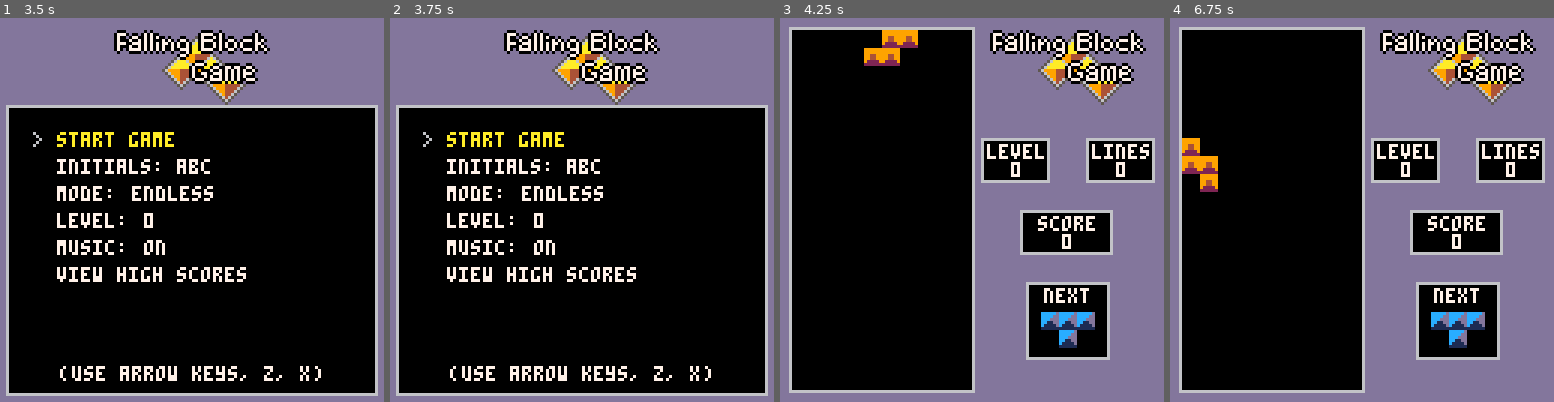
Above: before the commit, frames 1-4 (left to right).
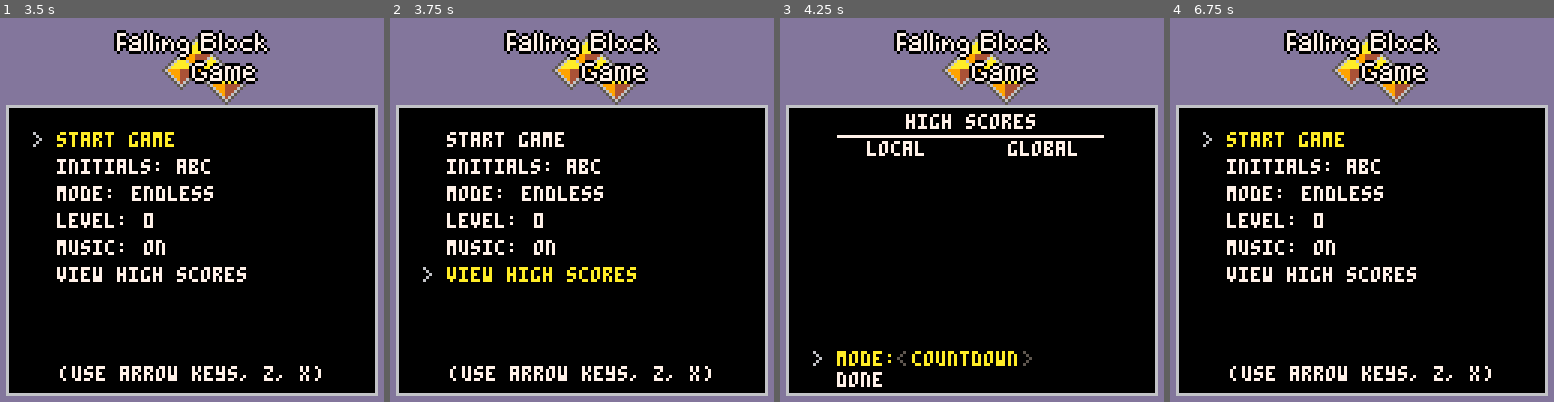
Above: after the commit, the same moments.

Repository: jaredkrinke/pico-8-fbg
Game: PICO-8 cartridge fbg.p8
Same seed, same stepped clock (60 frames per second), same inputs: the game is played once before the commit and once after it.
Inputs:
- Up to frame 1 (3.5 s): tap O (Z key) at 0.33, 0.7, 1.43, 2.22, 3.1 s; tap X (X key) at 1.07, 2.07, 2.4, 2.73, 3.07, 3.4 s; hold Left 1.97-2.37 s; hold Down 2.42-2.82 s; hold Right from 2.87 s (still down)
- Up to frame 2 (3.75 s): release Right at 3.53 s; hold Up from 3.58 s (still down); tap X (X key) at 3.73 s
- Up to frame 3 (4.25 s): tap O (Z key) at 3.98 s; tap X (X key) at 4.07 s; release Up at 4.08 s; hold Right from 4.13 s (still down)
- Up to frame 4 (6.75 s): tap X (X key) every 0.33 s from 4.4 to 6.73 s; release Right at 4.53 s; hold Down 4.58-5.08 s; tap O (Z key) at 4.87, 5.75, 6.63 s; hold Left 5.13-5.8 s; hold Up 5.85-6.18 s; hold Left 6.23-6.63 s; hold Down from 6.68 s (still down)

Frame 1 is identical in both runs. In frame 2, 1.4% of the frame differs, in the area x 8-65%, y 29-69%; in frame 3, 48%; in frame 4, 50%, in the area x 1-99%, y 2-99%.

Commit message:
Wrap around for menu and initials

Diff:
--- a/fbg.p8
+++ b/fbg.p8
@@ -1236,10 +1236,7 @@
                 handled = true
                 local offset = -1
                 if btnp(buttons.down) then offset = 1 end
-                local new_letter_index = self.initials[self.index] + offset
-                if new_letter_index >= 1 and new_letter_index <= #letters then
-                    self.initials[self.index] = new_letter_index
-                end
+                self.initials[self.index] = (self.initials[self.index] + offset - 1) % #letters + 1
             end
         end
 
@@ -1376,7 +1373,7 @@
             -- find next menu item
             local new_menu_item_index = menu_items.index
             while true do
-                new_menu_item_index = new_menu_item_index + offset
+                new_menu_item_index = (new_menu_item_index + offset - 1) % #menu_items + 1
                 if new_menu_item_index >= 1 and new_menu_item_index <= #menu_items then
                     if menu_items[new_menu_item_index]:should_show() then
                         menu_items.index = new_menu_item_index
